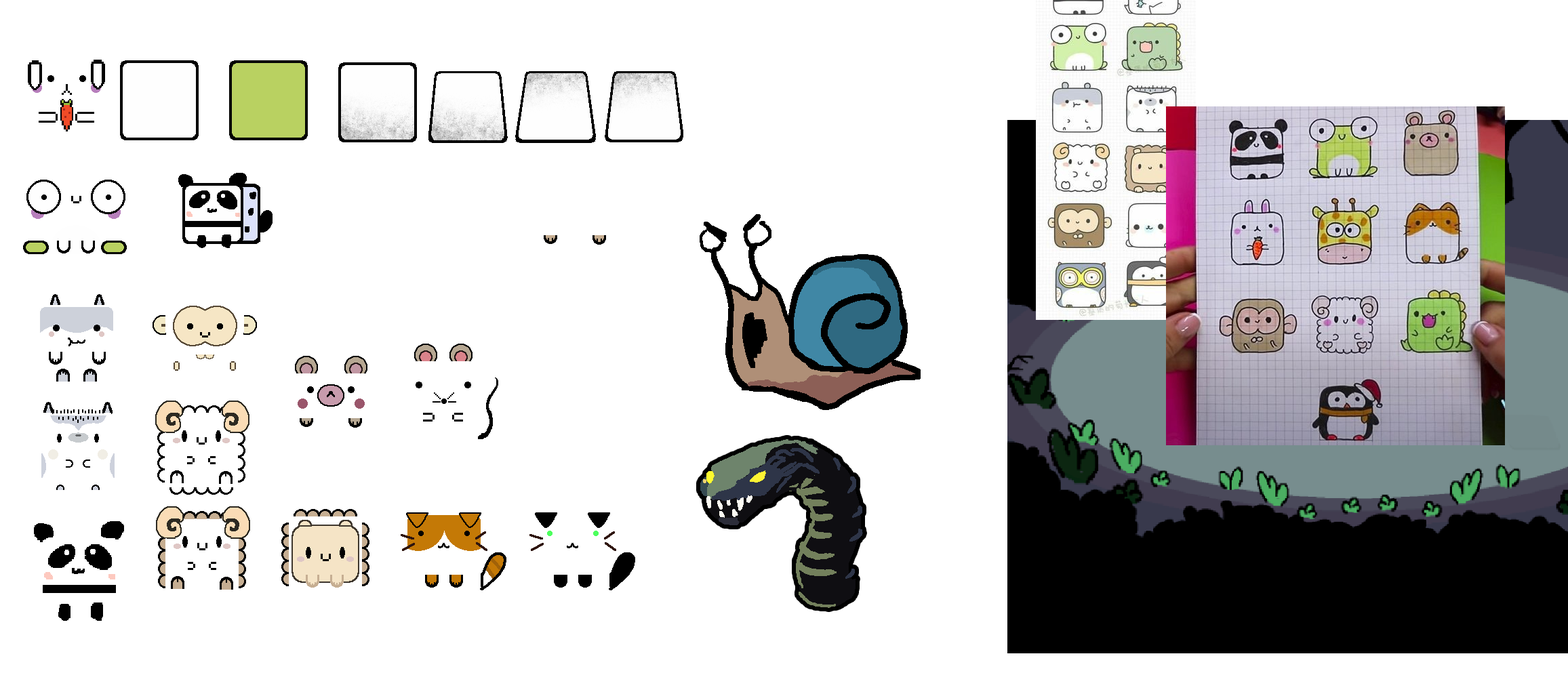
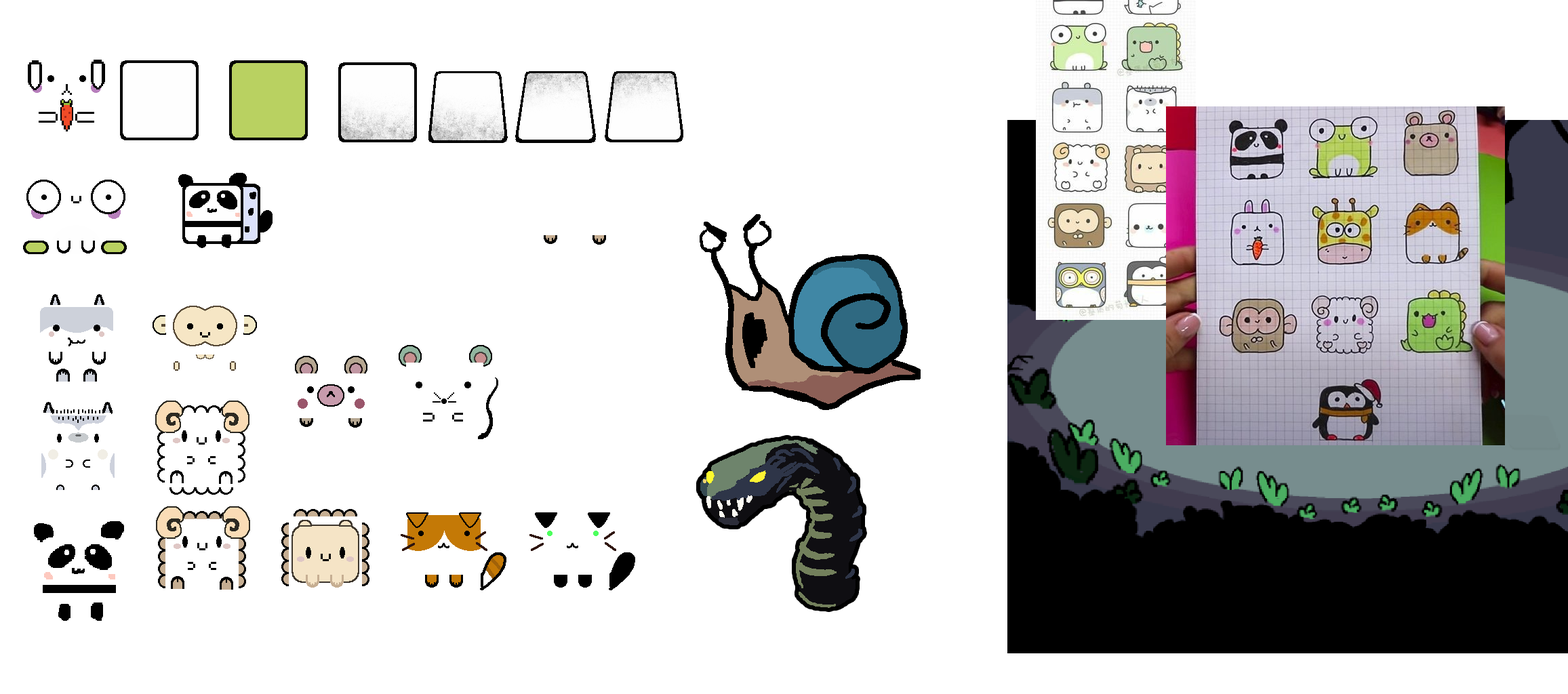
Revision of a layered 1568 x 694 image; what changed, layer by layer:
painted on "Layer 45 copy" over [398, 343, 493, 367]
